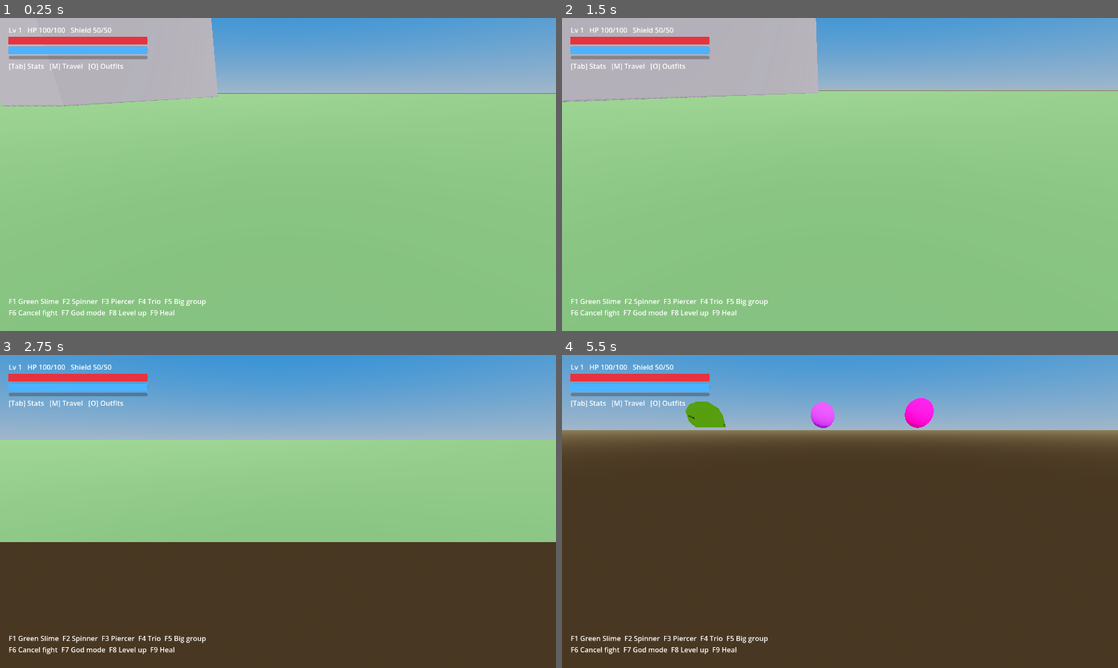
Above: before the commit, frames 1-4 (two rows, left to right).
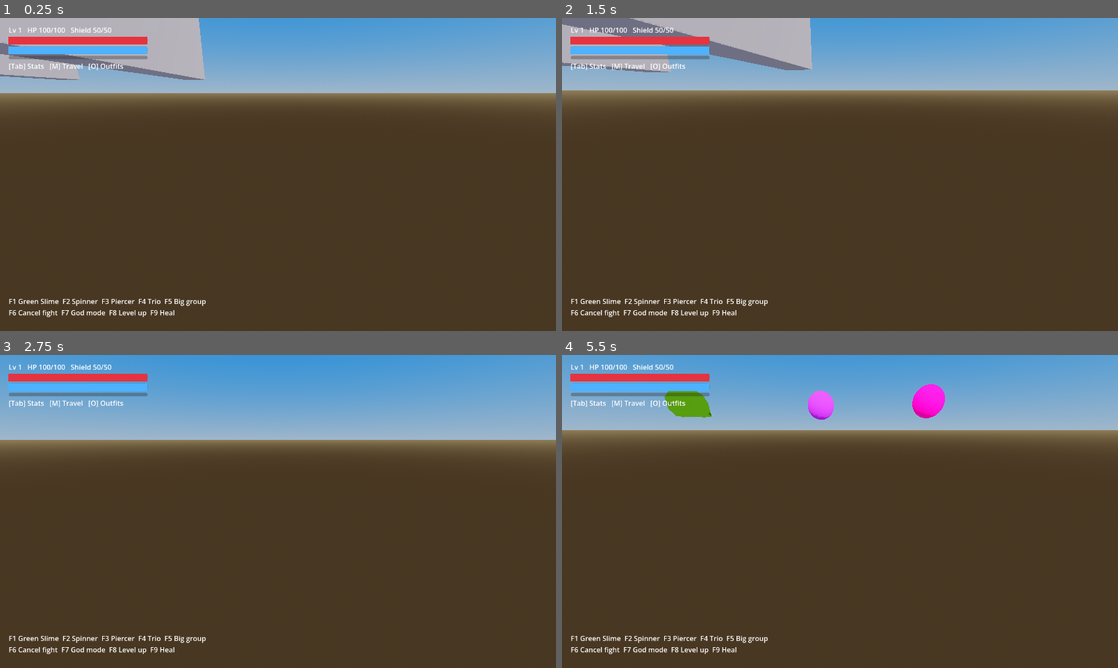
Above: after the commit, the same moments.

Repository: doggoanim/Krits
Game: Godot game, scene res://main.tscn
The game is run twice, just before and just after one commit, with the same random seed, the same clock (stepped at 60 frames per second) and the same inputs.
Inputs (mouse positions are in pixels of both pictures, inside the frame that each line leads up to):
- Up to frame 1 (0.25 s): no input
- Up to frame 2 (1.5 s): tap Enter at 0.5 s; move the mouse to (867, 174) at 0.52 s; hold Ctrl (crouch_pound) 0.53-1.28 s; hold W (move_forward) from 0.53 s (still down); tap Space (jump) at 0.77 s; move the mouse to (812, 174) at 1.27 s; tap E (interact) at 1.35 s
- Up to frame 3 (2.75 s): keep holding W (move_forward); tap Space (jump) at 1.52 s; move the mouse to (289, 505) at 2.02 s; hold Shift (roll_dive) from 2.03 s (still down)
- Up to frame 4 (5.5 s): keep holding W (move_forward); move the mouse to (834, 517) at 2.77 s; release Shift (roll_dive) at 2.78 s; tap Ctrl (crouch_pound) at 2.85 s; tap Space (jump) at 3.02, 3.5, 3.77, 4.52 s; move the mouse to (878, 514) at 3.52 s; tap E (interact) at 3.6 s; move the mouse to (795, 508) at 4.27 s; tap Shift (roll_dive) at 4.35 s; move the mouse to (845, 511) at 5.02 s; hold Ctrl (crouch_pound) from 5.03 s (still down)

The runs differ from the first frame. In frame 1, 79% of the frame differs, in the area x 0-100%, y 0-100%; in frame 2, 82%; in frame 3, 33%; in frame 4, 1.6%.

Commit message:
Fix broken camera: use SpringArm3D as a sensor instead of a hand-rolled raycast
The previous fix replaced SpringArm3D with a manual PhysicsRayQueryParameters3D
raycast every _process() frame, which broke the camera outright. Reverted
to SpringArm3D for the actual collision sensing (proven, handles the
margin/shape-cast correctly) but no longer parented _cam under it, so its
own automatic instant child-repositioning never fires — instead we read
its get_hit_length() each frame and smooth our own _distance toward that
value before moving _cam. Keeps the fix (no more instant zoom-in near a
wall) without the risk of a hand-written raycast getting the geometry wrong.

Diff:
--- a/player/player_camera.gd
+++ b/player/player_camera.gd
@@ -2,29 +2,29 @@
 extends Node3D
 ## Third-person orbit camera. Top-level node: follows `target` without inheriting rotation.
 ##
-## Wall avoidance is a manual raycast + smoothed distance rather than
-## SpringArm3D, which snaps its collision-shortened length instantly with
-## no smoothing of its own — that reads as the camera abruptly "zooming in"
-## the moment you brush past a wall. Pulling in uses a faster smoothing rate
-## than easing back out, so it still never visibly clips through geometry
-## (tiny risk of a one-frame clip on a very fast approach, which reads as
-## nothing next to a jarring zoom-snap), while the common case — walking
-## near and away from walls — feels smooth both ways.
+## Wall avoidance: SpringArm3D is kept purely as a sensor (never holds the
+## camera, so its own automatic child-repositioning never fires) — each
+## frame we read get_hit_length() for the safe distance and smooth our own
+## `_distance` toward it before moving the actual Camera3D. Consuming the
+## sensed distance this way, instead of letting SpringArm3D reposition its
+## children directly, is what adds the smoothing: SpringArm3D's own
+## collision shortening is otherwise instant, which reads as the camera
+## abruptly "zooming in" the moment you brush past a wall.
 
 @export var mouse_sensitivity := 0.003
 @export var follow_speed := 14.0
 @export var base_distance := 6.0
 @export var pitch_limits := Vector2(-1.2, 0.5)
-@export var wall_margin := 0.3        ## stop this far short of whatever's behind the camera
 @export var min_distance := 0.8       ## never pull in closer than this, even against a wall
-@export var pull_in_speed := 16.0     ## smoothing rate when a wall is closer than the current distance
-@export var ease_out_speed := 5.0     ## smoothing rate when pulling back out to base_distance
+@export var pull_in_speed := 16.0     ## smoothing rate when the wall is closer than the current distance
+@export var ease_out_speed := 5.0     ## smoothing rate when pulling back out toward base_distance
 
 var target: Node3D
 var yaw := 0.0
 var pitch := -0.35
 var extra_distance := 0.0   ## set by the arena to frame the whole fight
 
+var _arm: SpringArm3D   ## sensor only — not a parent of _cam, never positions anything itself
 var _cam: Camera3D
 var _shake := 0.0
 var _distance := 0.0
@@ -32,6 +32,10 @@
 func _ready() -> void:
 	top_level = true
 	_distance = base_distance
+	_arm = SpringArm3D.new()
+	_arm.collision_mask = 1
+	_arm.margin = 0.3
+	add_child(_arm)
 	_cam = Camera3D.new()
 	_cam.current = true
 	_cam.fov = 70.0
@@ -59,18 +63,10 @@
 	rotation = Vector3(pitch, yaw, 0.0)
 
 	var desired := base_distance + extra_distance
-	var probe := to_global(Vector3(0.0, 0.0, -desired))
-	var target_distance := desired
-	if is_inside_tree():
-		var query := PhysicsRayQueryParameters3D.create(global_position, probe, 1)
-		if target is CollisionObject3D:
-			query.exclude = [(target as CollisionObject3D).get_rid()]
-		var hit := get_world_3d().direct_space_state.intersect_ray(query)
-		if not hit.is_empty():
-			target_distance = global_position.distance_to(hit.position) - wall_margin
-	target_distance = clampf(target_distance, min_distance, desired)
-	var rate := pull_in_speed if target_distance < _distance else ease_out_speed
-	_distance = lerpf(_distance, target_distance, 1.0 - exp(-rate * delta))
+	_arm.spring_length = desired
+	var safe := clampf(_arm.get_hit_length(), min_distance, desired)
+	var rate := pull_in_speed if safe < _distance else ease_out_speed
+	_distance = lerpf(_distance, safe, 1.0 - exp(-rate * delta))
 	_cam.position = Vector3(0.0, 0.0, -_distance)
 
 	if _shake > 0.0:
